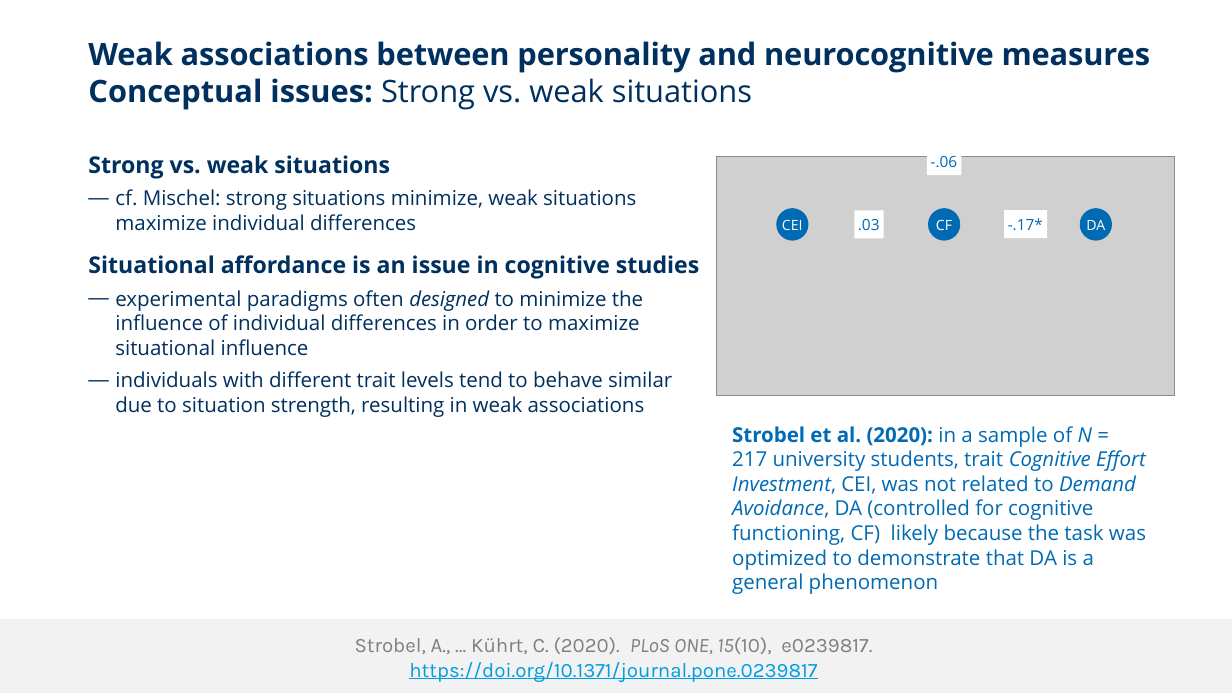
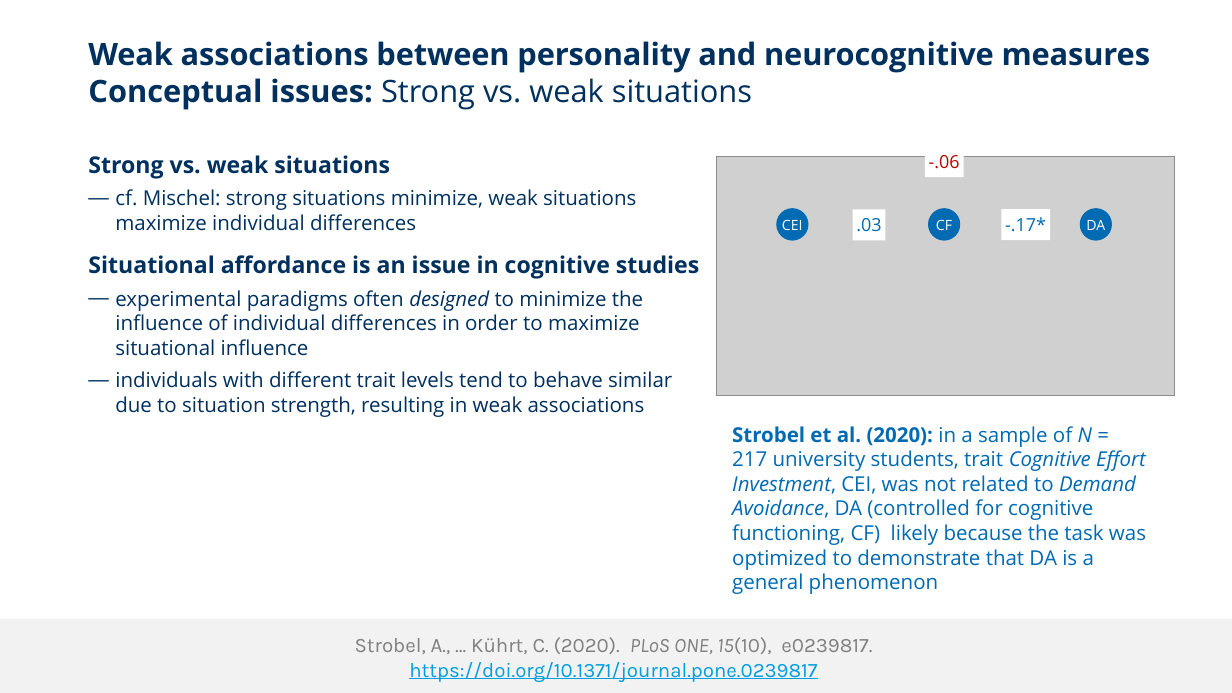
Before and after one commit to alex-strobel/PuG-2026-Talk, a slide deck: slide 9 of Slides/PuG_2026_NPoP_Strobel_2026-06-05.pptx. Drawn at 1232x693 pixels with LibreOffice and Linux fonts; fonts in the diff are those of the drawing; grey boxes stand for pictures; background and template pictures are left out. Boxes give left, top, right and bottom in pixels: in the first picture for what was removed or moved away, otherwise in the second. Text is boxed around its words. In the diff, an @@ line names an element or a change of style, - is before the commit and + after.

```diff
--- a/Slides/PuG_2026_NPoP_Strobel_2026-06-05.pptx
+++ b/Slides/PuG_2026_NPoP_Strobel_2026-06-05.pptx
@@ rectangle "-.06" at [925, 146, 964, 177]: size 12 to 14 pt, text colour #006AB3 to #C00000; alignment left to centre @@
@@ rectangle ".03" at [853, 209, 886, 240]: size 12 to 14 pt; alignment left to centre @@
@@ rectangle "-.17*" at [1002, 209, 1051, 240]: size 12 to 14 pt; alignment left to centre @@
```
Also in this commit, not shown: 5 other slides changed, 1 other file.
